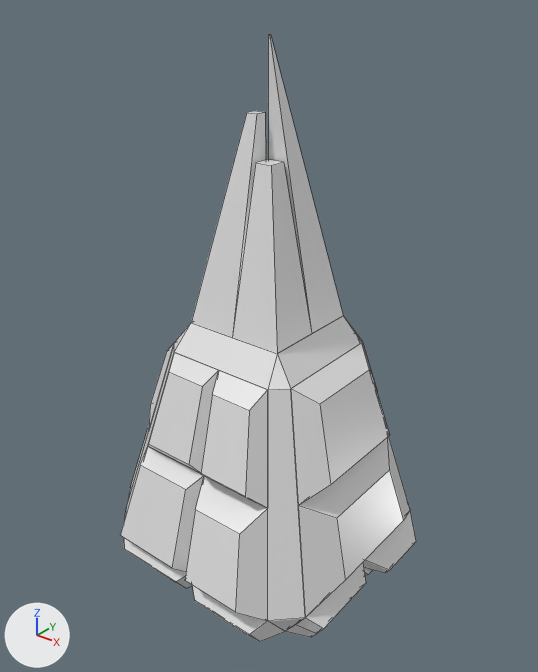
An edit to the Blender file source-art/rooftop.blend, drawn before and after from the same camera.
One viewpoint serves both versions: a camera (50 mm lens) standing at (3.2, -3.98, 4.33) and looking at (0.03, -0.02, 1.88). The lights are fixed; the arrows at lower left show +X, +Y and +Z. The picture after the commit comes second. Mesh edges are drawn as thin lines.

Objects in the first picture: 'roof'.
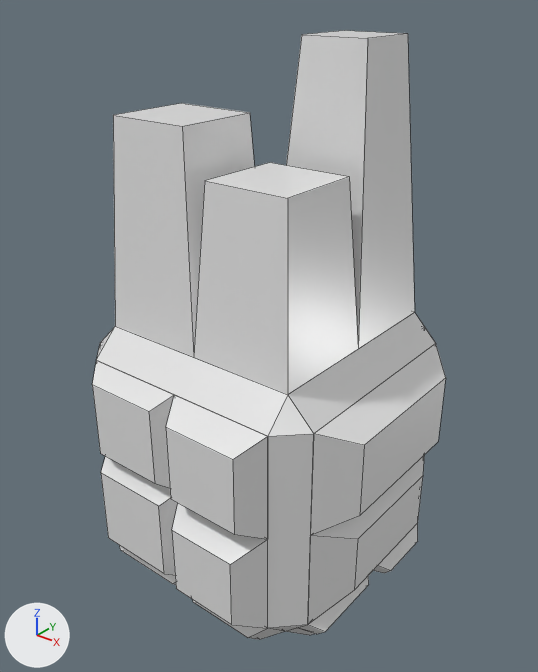
Commit message: update roof to look cooler + quoin is 8 bricks high

Edits to the scene script, one JSON object a line:
```json
{"op": "remove", "block": "ob_roof", "code": "_m = ob_roof.modifiers.new('SimpleDeform', 'SIMPLE_DEFORM')"}
{"op": "remove", "block": "ob_roof", "code": "_m.deform_method = 'TAPER'"}
{"op": "remove", "block": "ob_roof", "code": "_m.deform_axis = 'Z'"}
{"op": "remove", "block": "ob_roof", "code": "_m.factor = -1.0"}
{"op": "remove", "block": "ob_roof", "code": "_m.angle = -1.0"}
```

Where the change shows, as pixel boxes (x1, y1, x2, y2) in the pictures (538 x 672 px):
```json
{"object": "roof", "change": "modifiers changed", "before": [120, 35, 416, 641], "after": [92, 30, 446, 640], "on screen": "20% wider"}
```
